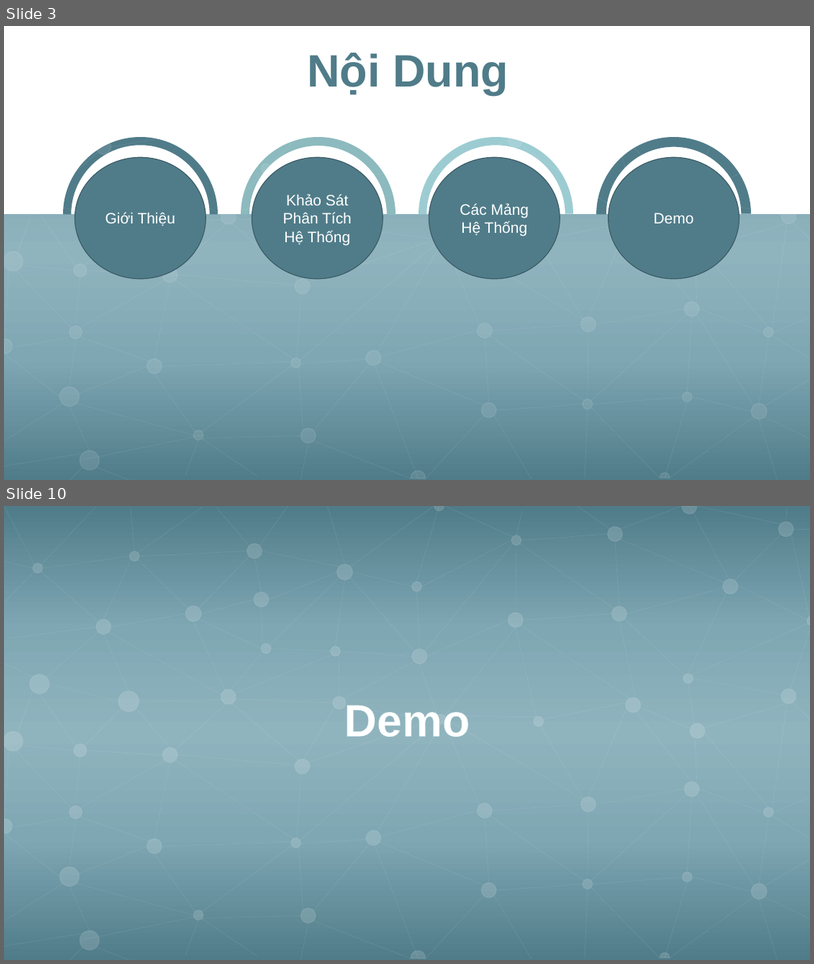
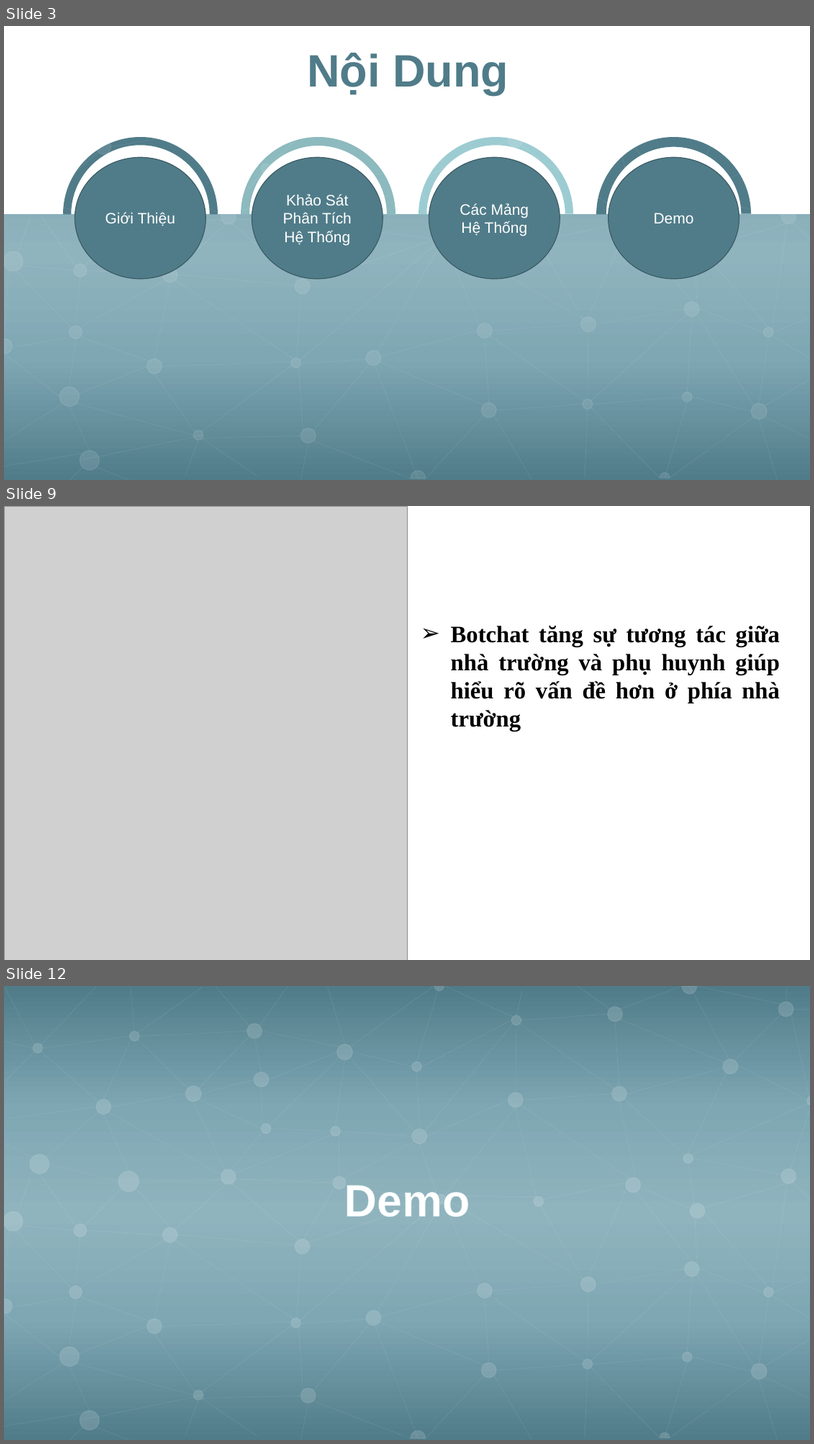
Before and after one commit to TLMHoang/HeThongSoLienLac, a slide deck: DOANCHUYENNGANH/SildeDoAnCN.pptx. Shown one above the other, each under a label of ours: slides 3 and 10 before the commit, slides 3, 9 and 12 after it; the slides between them are not shown. The pictures are 814x964 and 814x1444 pixels, drawn with LibreOffice and Linux fonts; fonts in the diff are those of the drawing; grey boxes stand for pictures. Boxes give left, top, right and bottom in pixels: in the first picture for what was removed or moved away, otherwise in the second. Text is boxed around its words. In the diff, an @@ line names an element or a change of style, - is before the commit and + after.

```diff
--- a/DOANCHUYENNGANH/SildeDoAnCN.pptx
+++ b/DOANCHUYENNGANH/SildeDoAnCN.pptx
@@ slide 9 added at (4,506,810,960), background #FFFFFF @@
@@ picture added at (4,506,407,960) @@
@@ text added at (451,626,780,731), 28 pt, text #000000, bold @@
+➢ Botchat tăng sự tương tác giữa nhà trường và phụ huynh giúp hiểu rõ vấn đề hơn ở phía nhà trường
@@ what was slide 10 is now slide 12 @@
```
Also in this commit, not shown: 3 slides changed, 2 other slides added, 1 slide removed, 1 other file.
